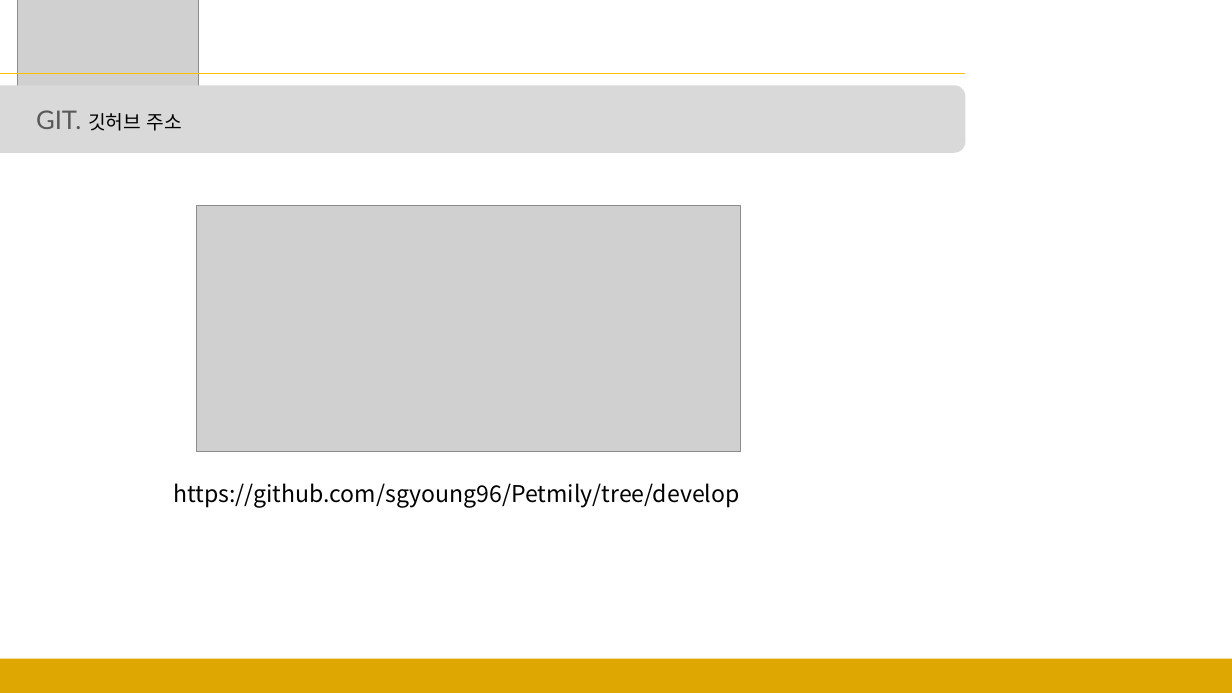
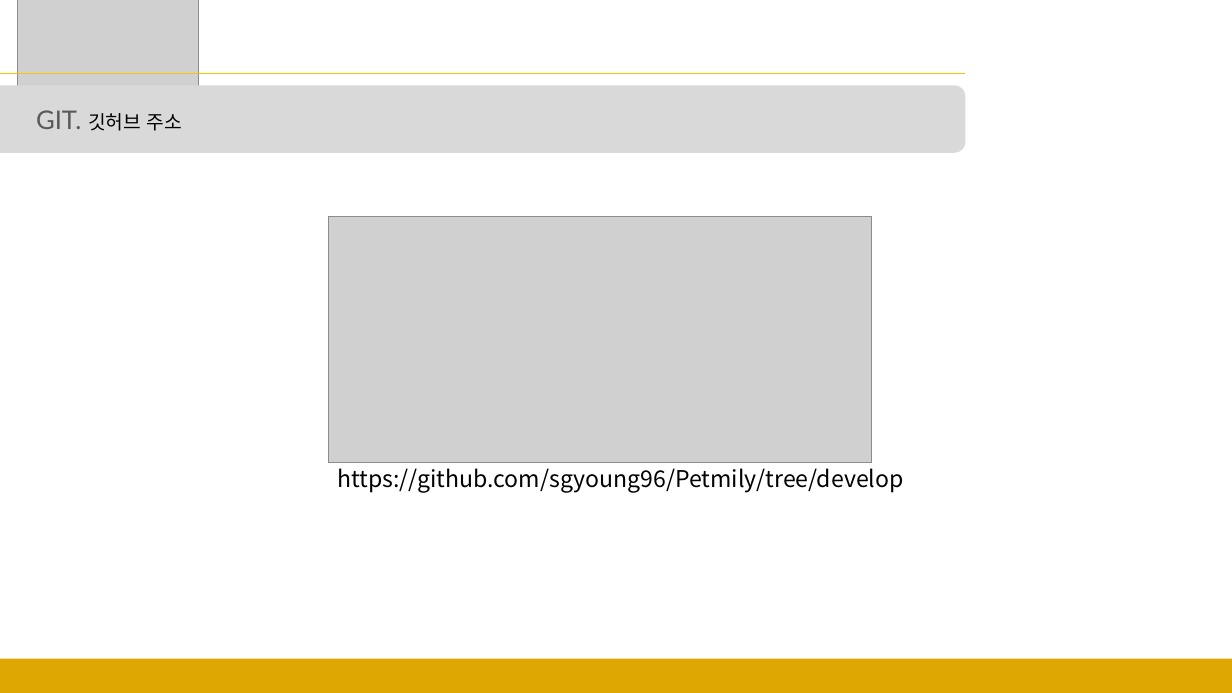
Before and after one commit to sgyoung96/Petmily, a slide deck: slide 12 of docs/발표ppt/발표.pptx. Drawn at 1232x693 pixels with LibreOffice and Linux fonts; fonts in the diff are those of the drawing; grey boxes stand for pictures. Boxes give left, top, right and bottom in pixels: in the first picture for what was removed or moved away, otherwise in the second. Text is boxed around its words. In the diff, an @@ line names an element or a change of style, - is before the commit and + after.

```diff
--- a/docs/발표ppt/발표.pptx
+++ b/docs/발표ppt/발표.pptx
@@ picture: place and size @@
-picture at (197,205,740,452)
+picture at (328,216,872,463)
@@ text "https://github.com/sgyoung96/Petmily/tree/develop": place and size @@
-text "https://github.com/sgyoung96/Petmily/tree/develop" at (173,483,740,508)
+text "https://github.com/sgyoung96/Petmily/tree/develop" at (337,468,904,493)
```
Also in this commit, not shown: 7 other slides changed, 2 other files.
